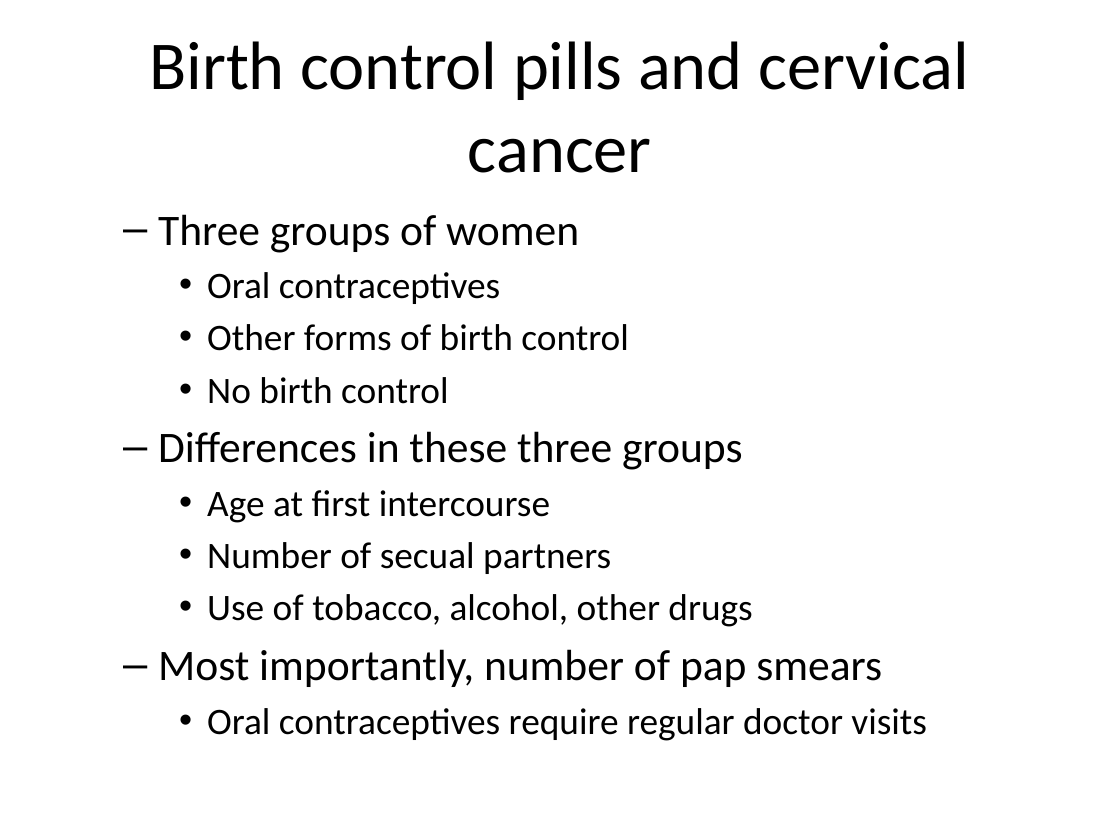
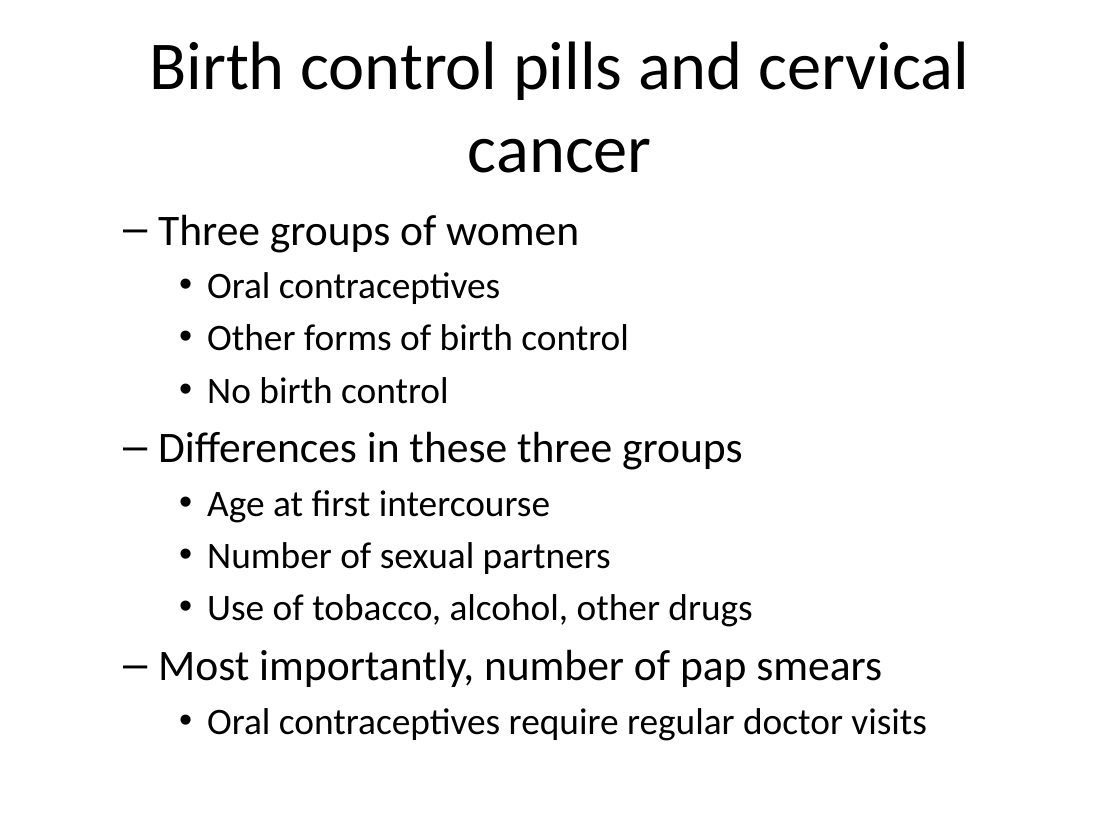
Before and after one commit to pmean/classes, a slide deck: slide 4 of clinical-research-methodology/results/video04-randomized-trials.pptx. Drawn at 1120x840 pixels with LibreOffice and Linux fonts; fonts in the diff are those of the drawing. Boxes give left, top, right and bottom in pixels: in the first picture for what was removed or moved away, otherwise in the second. Text is boxed around its words. In the diff, an @@ line names an element or a change of style, - is before the commit and + after.

```diff
--- a/clinical-research-methodology/results/video04-randomized-trials.pptx
+++ b/clinical-research-methodology/results/video04-randomized-trials.pptx
@@ text at [207,542,611,574]: text changed @@
-    • Number of secual partners
+    • Number of sexual partners
```
Also in this commit, not shown: 5 slides added, 8 other files.
